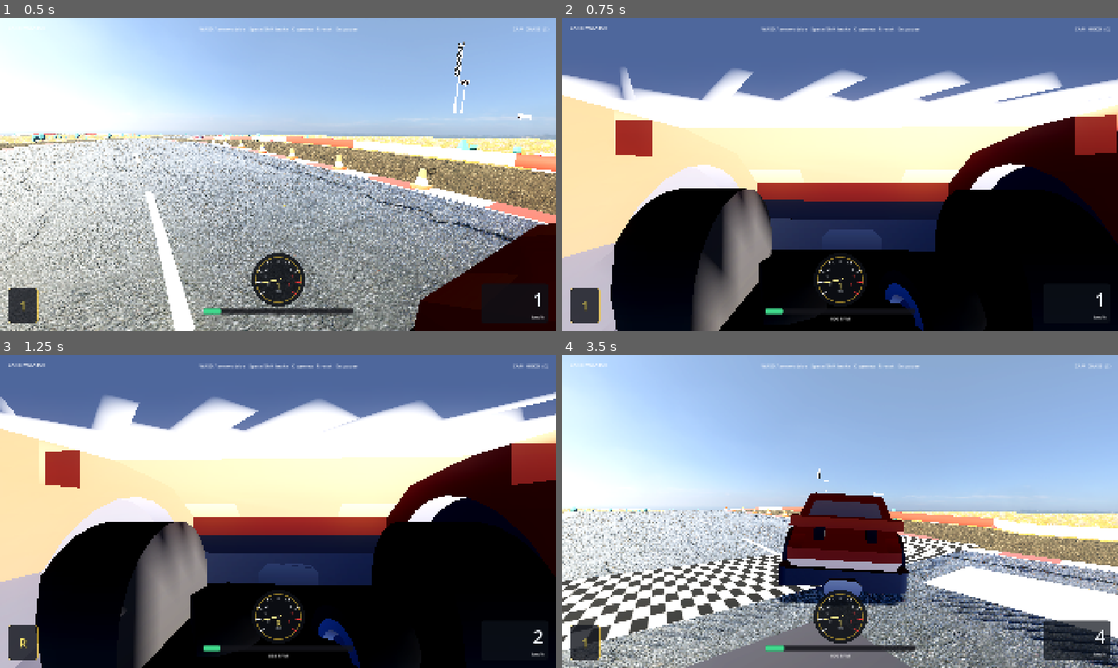
Above: before the commit, frames 1-4 (two rows, left to right).
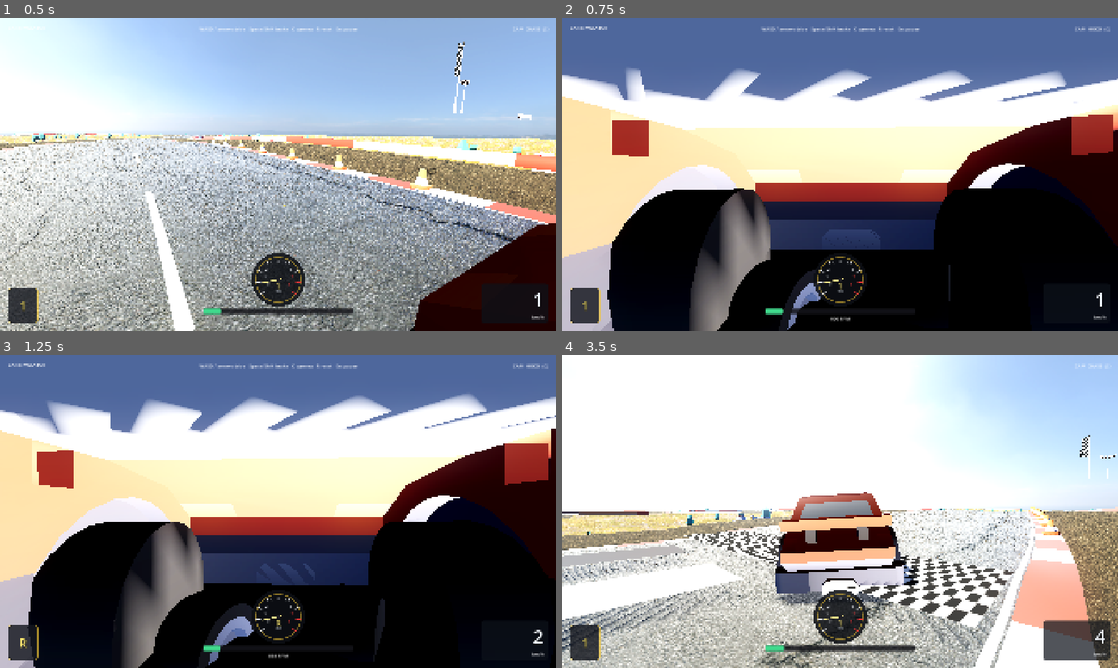
Above: after the commit, the same moments.

Repository: ivanivorontsov-sudo/car-simulator
Game: Godot game, scene res://scenes/main.tscn
Two runs of this game, one before a commit and one after it. Both use one fixed random seed, a clock stepped at 60 frames per second and the inputs below.
Inputs:
- Up to frame 1 (0.5 s): no input
- Up to frame 2 (0.75 s): hold D (steer_right) from 0.53 s (still down); hold C (camera_toggle) from 0.53 s (still down)
- Up to frame 3 (1.25 s): keep holding D (steer_right); keep holding C (camera_toggle); tap Space at 0.77 s
- Up to frame 4 (3.5 s): release D (steer_right) at 1.28 s; release C (camera_toggle) at 1.28 s; hold S (brake) 1.28-2.03 s; tap C (camera_toggle) at 1.35, 2.85 s; tap Space at 1.52, 3.02 s; hold D (steer_right) 2.03-2.78 s; hold C (camera_toggle) 2.03-2.78 s; hold W (accelerate) from 2.78 s (still down)

Frame 1 is identical in both runs. In frame 2, 4.6% of the frame differs, in the area x 0-100%, y 15-100%; in frame 3, 13%; in frame 4, 87%, in the area x 0-100%, y 0-100%.

Commit message:
Fix inverted left/right steering.
VehicleBody3D positive steer is left; A/D was applied with the opposite sign.

Diff:
--- a/project.godot
+++ b/project.godot
@@ -6,7 +6,7 @@
 
 config/name="Car Simulator"
 config/description="3D car driving simulator with semi-realistic vehicle dynamics"
-config/version="1.1.0"
+config/version="1.1.1"
 run/main_scene="res://scenes/main.tscn"
 config/features=PackedStringArray("4.4", "Forward Plus")
 config/icon="res://icon.svg"
--- a/scripts/car.gd
+++ b/scripts/car.gd
@@ -364,7 +364,9 @@
 func _apply_steering(delta: float) -> void:
 	var speed_factor := clampf(absf(speed_kmh) / 180.0, 0.0, 1.0)
 	var max_steer := lerpf(max_steer_angle, min_steer_angle, speed_factor)
-	var target := steer_input * max_steer
+	# VehicleBody3D: positive steering rotates +Y = turn LEFT (vehicle faces -Z).
+	# get_axis(steer_left, steer_right) is negative on A / positive on D, so negate.
+	var target := -steer_input * max_steer
 	steering = lerp_angle(steering, target, 1.0 - exp(-delta * 10.0))
 
 
--- a/scripts/chase_camera.gd
+++ b/scripts/chase_camera.gd
@@ -52,10 +52,10 @@
 	fov = lerpf(fov, lerpf(base_fov, max_fov, fov_t), 1.0 - exp(-delta * 2.2))
 
 	if mode == Mode.HOOD:
-		var local_pos := Vector3(steer * -0.08, hood_height, hood_back)
+		var local_pos := Vector3(steer * 0.08, hood_height, hood_back)
 		var desired: Vector3 = target.global_transform * local_pos
 		global_position = global_position.lerp(desired, 1.0 - exp(-delta * 16.0))
-		var look_local := Vector3(steer * 1.6, hood_height - 0.12, -16.0)
+		var look_local := Vector3(-steer * 1.6, hood_height - 0.12, -16.0)
 		var look: Vector3 = target.global_transform * look_local
 		if not _look_ready:
 			_look_point = look
@@ -73,7 +73,7 @@
 			target.global_position
 			+ Vector3.UP * chase_look_height
 			+ travel * (5.5 + clampf(speed_kmh * 0.04, 0.0, 8.0))
-			+ right * steer * (7.5 + speed_kmh * 0.02)
+			+ -right * steer * (7.5 + speed_kmh * 0.02)
 		)
 		if not _look_ready:
 			_look_point = look
